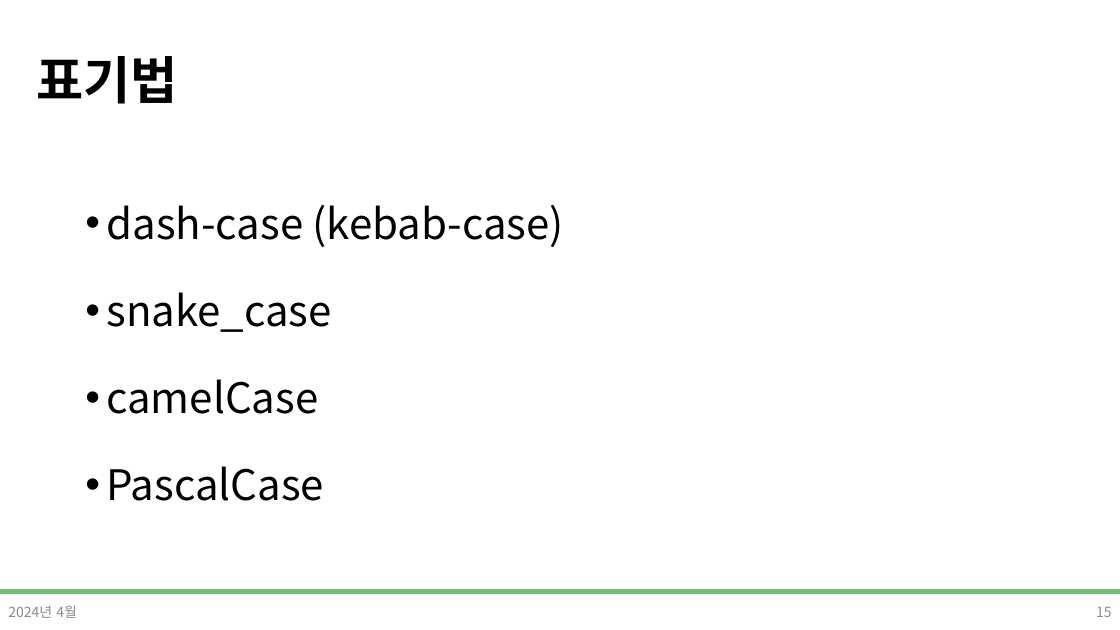
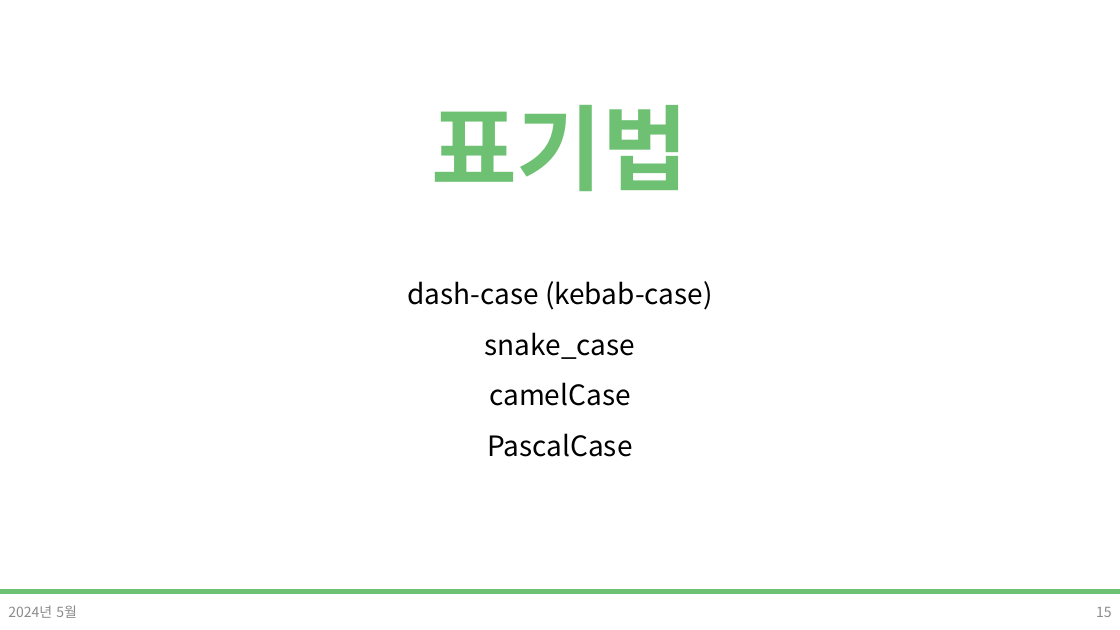
Before and after one commit to DevDamon0527/SeSAC_Yeongdeungpo_Campus_6th, a slide deck: slide 15 of material/[SeSAC_YDP_6] 04-1_Javascript.pptx. Drawn at 1120x630 pixels with LibreOffice and Linux fonts; fonts in the diff are those of the drawing; background and template pictures are left out. Boxes give left, top, right and bottom in pixels: in the first picture for what was removed or moved away, otherwise in the second. Text is boxed around its words. In the diff, an @@ line names an element or a change of style, - is before the commit and + after.

```diff
--- a/material/[SeSAC_YDP_6] 04-1_Javascript.pptx
+++ b/material/[SeSAC_YDP_6] 04-1_Javascript.pptx
@@ title "표기법": place and size @@
-title "표기법" at box(36, 56, 178, 104)
+title "표기법" at box(431, 105, 689, 191)
@@ title "표기법" at box(431, 105, 689, 191): size 44 to 80 pt, text colour #000000 to #6EC173; alignment left to centre @@
@@ text "dash-case (kebab-case)": place and size @@
-text "dash-case (kebab-case)" at box(106, 205, 564, 501)
+text "dash-case (kebab-case)" at box(407, 281, 713, 457)
@@ text "dash-case (kebab-case)" at box(407, 281, 713, 457): size 36 to 24 pt; alignment left to centre; bullet • to none; less space between paragraphs @@
@@ text at box(8, 605, 77, 618): text changed @@
-2024년 4월
+2024년 5월
```
Also in this commit, not shown: 89 other slides changed, 16 slides added, 3 slides removed, 16 other files.
